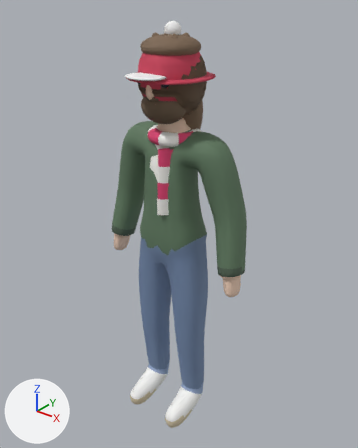
The glTF model assets/models/v2/m_hivis.glb as it was, and as the next commit left it.
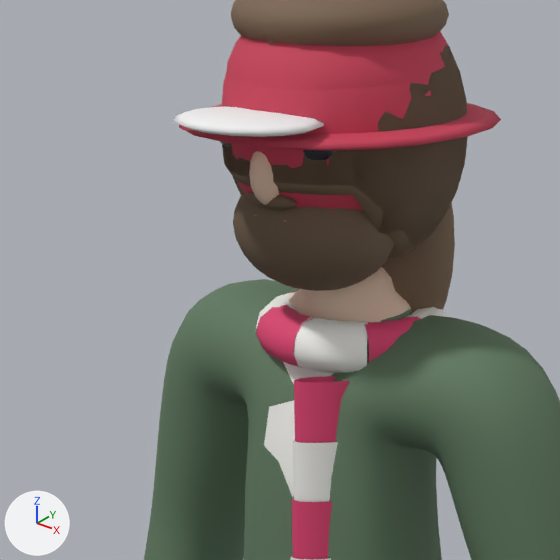
There are two pictures of each version: one whole from a 50 mm camera at (1.277, -1.552, 1.976) aimed at (0.007, 0.035, 0.992), one close up on the part from 21% to 65% of the width and 9% to 45% of the height. Arrows for +X, +Y and +Z are at lower left; the lights stay in place. The last two pictures show the newer version.

Objects in the first close-up: 'beard', 'bob', 'body', 'bucket', 'bucketBrim', 'capBrim', 'flat', 'helmet', 'longBack', 'mod', 'scarfTail0', 'scarfWrap6' and 11 more.
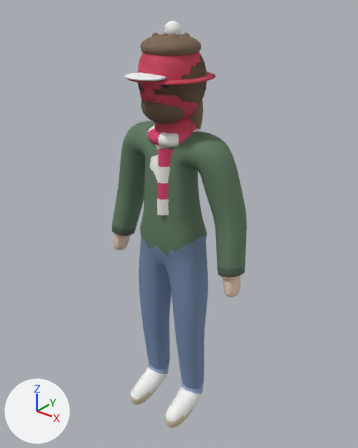
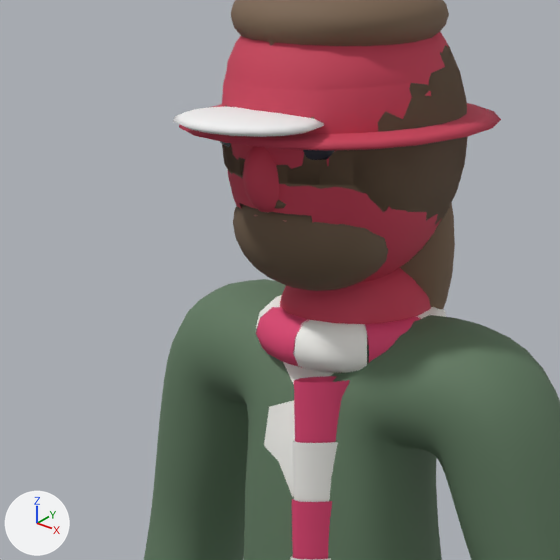
Boxes [x1, y1, x2, y2] around the edits, measured in the close-ups (560 x 560 px):
'balaclava', added (red)
    after: [228, 170, 442, 282]
'balaNeck', added (red)
    after: [280, 267, 431, 351]
'balaNose', added (red)
    after: [243, 146, 279, 213]
'bob', unchanged, uncovered by the edit
    before: [229, 171, 423, 258]
    after: [226, 45, 467, 225]

Diff of the bpy script that builds the scene:
```diff
--- a/assets/models/v2/m_hivis.glb.py
+++ b/assets/models/v2/m_hivis.glb.py
@@ me_balanose @@
+me_balanose.from_pydata(...)  # a UV sphere (10 segments, 8 rings, poles along z) spanning x -0.0219..0.0219, y -0.1568..-0.097, z 1.5671..1.6453
+me_balanose.materials.append(mat_id_14)  # red #cb3f59
@@ me_balaneck @@
+me_balaneck.from_pydata(...)  # a UV sphere (16 segments, 10 rings, poles along z) spanning x -0.092..0.092, y -0.068..0.111, z 1.344..1.505
+me_balaneck.materials.append(mat_id_14)  # red #cb3f59
@@ me_balaclava @@
+me_balaclava.from_pydata(...)  # 526 vertices, 1024 faces; spans x -0.125..0.125, y -0.136..0.135, z 1.466..1.765
+me_balaclava.materials.append(mat_id_14)  # red #cb3f59
@@ ob_balanose @@
+ob_balanose = bpy.data.objects.new('balaNose', me_balanose)
+ob_balanose.location = (0.0, 0.0, 0.0)
@@ ob_balaneck @@
+ob_balaneck = bpy.data.objects.new('balaNeck', me_balaneck)
+ob_balaneck.location = (0.0, 0.0, 0.0)
@@ ob_balaclava @@
+ob_balaclava = bpy.data.objects.new('balaclava', me_balaclava)
+ob_balaclava.location = (0.0, 0.0, 0.0)
```
